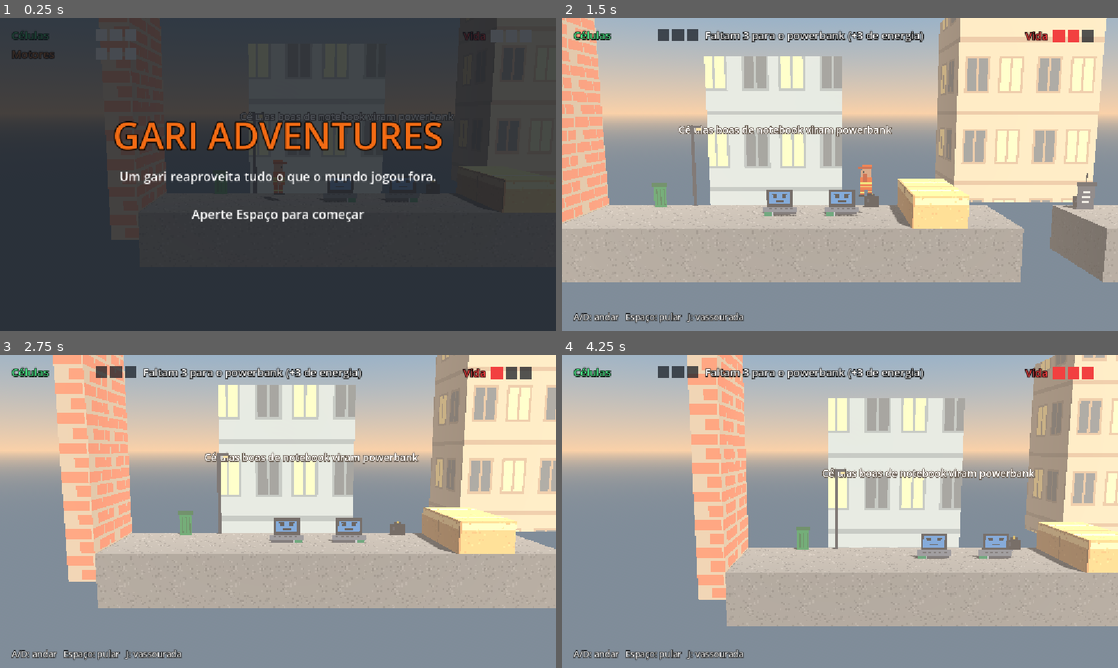
Above: before the commit, frames 1-4 (two rows, left to right).
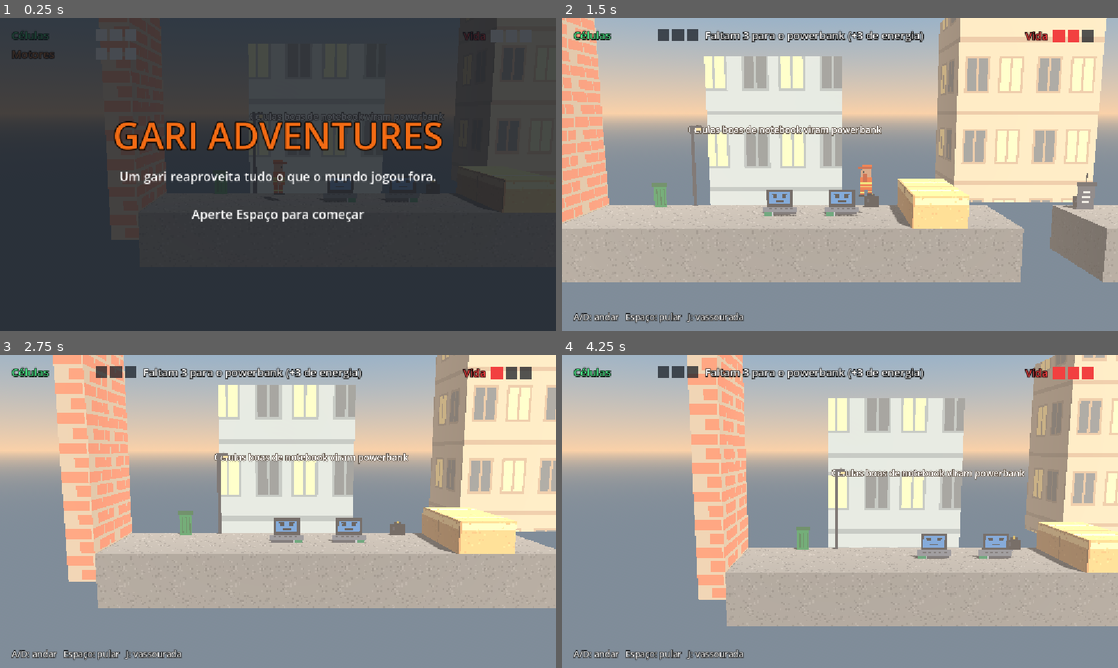
Above: after the commit, the same moments.

Repository: caioarraes/gari-adventures
Game: Godot game, scene res://jogo/main.tscn
Same seed, same stepped clock (60 frames per second), same inputs: the game is played once before the commit and once after it. Sound files missing from this copy of the repository are replaced by a short silence.
Inputs:
- Up to frame 1 (0.25 s): no input
- Up to frame 2 (1.5 s): tap Space (pular) at 0.5, 0.77, 0.8, 1.07, 1.35 s; hold D (direita) 0.53-1.28 s; tap F (aterramento) at 0.6 s; hold A (esquerda) from 1.28 s (still down)
- Up to frame 3 (2.75 s): tap Space (pular) at 1.52, 1.82, 2.3 s; tap F (aterramento) at 1.55, 2.1 s; release A (esquerda) at 2.03 s; hold D (direita) from 2.03 s (still down)
- Up to frame 4 (4.25 s): tap K (atirar) at 2.85 s; tap Space (pular) at 3.02, 3.32, 3.77, 3.8, 4.07 s; tap F (aterramento) at 3.05 s; release D (direita) at 3.53 s; hold A (esquerda) from 3.53 s (still down); tap J (golpe) at 3.6 s

The runs differ from the first frame. In frame 1, 0.2% of the frame differs, in the area x 43-82%, y 30-33%; in frame 2, 0.6%; in frame 3, 0.7%, in the area x 36-76%, y 30-35%; in frame 4, 0.7%.

Commit message:
Refaz a primeira fase com cerca de 172 unidades
- Micro-ondas reposicionados: um atirando por vez, longe de ecopontos e pousos
- Caixas e paredes bloqueiam ondas e faíscas; a cerca ainda deixa as faíscas passarem
- Torre com micro-ondas no alto, abismo com plataformas e faixas eletrificadas curtas
- Chão eletrificado só dá choque quando o gari pisa nele
- Motores extras recarregam a pistola-dínamo
- Seis ecopontos e script para montar o layout da fase

Diff:
--- a/jogo/chao_eletrico.gd
+++ b/jogo/chao_eletrico.gd
@@ -2,7 +2,7 @@
 
 const INTERVALO_MINIMO := 0.12
 const INTERVALO_MAXIMO := 0.45
-const MEIA_LARGURA := 3.8
+const RECUO_DA_BORDA := 0.2
 const PONTOS_POR_RAIO := 14
 const COR_NUCLEO := Color(0.94, 0.98, 1.0, 1.0)
 const COR_BRILHO := Color(0.3, 0.6, 1.0, 0.6)
@@ -11,22 +11,38 @@
 var proximo_raio := 0.0
 var clarao := 0.0
 var raios: Array[Dictionary] = []
+var meia_largura := 3.8
+var inicio_x := 0.0
+var malha: ImmediateMesh
+
+@export var largura := 8.0
 
 @onready var zona: Area3D = $Zona
 @onready var luz: OmniLight3D = $Brilho
 @onready var zumbido: AudioStreamPlayer3D = $Zumbido
 @onready var som_raio: AudioStreamPlayer3D = $Raio
-@onready var malha: ImmediateMesh = $Raios.mesh
-@onready var inicio_x: float = global_position.x - $Placa.size.x / 2.0
 
 
 func _ready() -> void:
 	zumbido.finished.connect(zumbido.play)
+	$Placa.size.x = largura
+	var forma: BoxShape3D = $Zona/Colisao.shape.duplicate()
+	forma.size.x = largura
+	$Zona/Colisao.shape = forma
+	for particulas: GPUParticles3D in [$Faiscas, $Brilhos]:
+		var processo: ParticleProcessMaterial = particulas.process_material.duplicate()
+		processo.emission_box_extents.x = largura / 2.0 - 0.1
+		particulas.process_material = processo
+		particulas.amount = maxi(10, int(particulas.amount * largura / 8.0))
+	malha = ImmediateMesh.new()
+	$Raios.mesh = malha
+	meia_largura = largura / 2.0 - RECUO_DA_BORDA
+	inicio_x = global_position.x - largura / 2.0
 
 
 func _physics_process(delta: float) -> void:
 	tempo += delta
-	for corpo in zona.get_overlapping_bodies():
+	for corpo in _pisando():
 		corpo.pisar_chao_eletrico(inicio_x)
 
 	proximo_raio -= delta
@@ -48,12 +64,12 @@
 
 
 func _criar_raio() -> void:
-	var de_x := randf_range(-MEIA_LARGURA, MEIA_LARGURA)
-	var ate_x := clampf(de_x + randf_range(-2.5, 2.5), -MEIA_LARGURA, MEIA_LARGURA)
+	var de_x := randf_range(-meia_largura, meia_largura)
+	var ate_x := clampf(de_x + randf_range(-2.5, 2.5), -meia_largura, meia_largura)
 	var ate_y := 0.02
-	var corpos := zona.get_overlapping_bodies()
+	var corpos := _pisando()
 	if not corpos.is_empty() and randf() < 0.5:
-		ate_x = corpos[0].global_position.x - global_position.x
+		ate_x = clampf(corpos[0].global_position.x - global_position.x, -meia_largura - 0.4, meia_largura + 0.4)
 		ate_y = 0.35
 	var z := randf_range(-1.6, 1.6)
 	raios.append({
@@ -66,6 +82,10 @@
 	som_raio.position = Vector3(de_x, 0.5, 0.0)
 	som_raio.pitch_scale = randf_range(0.75, 1.35)
 	som_raio.play()
+
+
+func _pisando() -> Array:
+	return zona.get_overlapping_bodies().filter(func(corpo): return corpo.is_on_floor())
 
 
 func _desenhar() -> void:
--- a/jogo/chao_eletrico.tscn
+++ b/jogo/chao_eletrico.tscn
@@ -14,7 +14,7 @@
 texture_filter = 0
 
 [sub_resource type="BoxShape3D" id="forma_zona"]
-size = Vector3(8, 1.4, 4)
+size = Vector3(8, 0.3, 4)
 
 [sub_resource type="Gradient" id="cores_faisca"]
 offsets = PackedFloat32Array(0, 0.25, 0.7, 1)
@@ -93,7 +93,7 @@
 collision_mask = 2
 
 [node name="Colisao" type="CollisionShape3D" parent="Zona"]
-position = Vector3(0, 0.6, 0)
+position = Vector3(0, 0.15, 0)
 shape = SubResource("forma_zona")
 
 [node name="Faiscas" type="GPUParticles3D" parent="."]
--- a/jogo/faisca.gd
+++ b/jogo/faisca.gd
@@ -8,7 +8,7 @@
 
 func _ready() -> void:
 	area_entered.connect(_ao_acertar_inimigo)
-	body_entered.connect(_ao_acertar_gari)
+	body_entered.connect(_ao_bater_em_corpo)
 
 
 func _physics_process(delta: float) -> void:
@@ -25,8 +25,9 @@
 	queue_free()
 
 
-func _ao_acertar_gari(corpo: Node3D) -> void:
+func _ao_bater_em_corpo(corpo: Node3D) -> void:
 	if is_queued_for_deletion():
 		return
-	corpo.empurrar(global_position.x)
+	if corpo.has_method("empurrar"):
+		corpo.empurrar(global_position.x)
 	queue_free()
--- a/jogo/faisca_gari.tscn
+++ b/jogo/faisca_gari.tscn
@@ -8,7 +8,7 @@
 
 [node name="FaiscaGari" type="Area3D"]
 collision_layer = 0
-collision_mask = 4
+collision_mask = 5
 script = ExtResource("1_faisca")
 
 [node name="Colisao" type="CollisionShape3D" parent="."]
--- a/jogo/faisca_inimiga.tscn
+++ b/jogo/faisca_inimiga.tscn
@@ -8,7 +8,7 @@
 
 [node name="FaiscaInimiga" type="Area3D"]
 collision_layer = 0
-collision_mask = 2
+collision_mask = 3
 script = ExtResource("1_faisca")
 
 [node name="Colisao" type="CollisionShape3D" parent="."]
--- a/jogo/gari.gd
+++ b/jogo/gari.gd
@@ -283,6 +283,10 @@
 
 
 func guardar_motor() -> bool:
+	if tem_arma:
+		energia = energia_maxima
+		sons.get_node("Coleta").play()
+		return true
 	motores += 1
 	sons.get_node("Coleta").play()
 	return true
--- a/jogo/main.tscn
+++ b/jogo/main.tscn
@@ -166,6 +166,9 @@
 [node name="Gari" type="CharacterBody3D" parent="."]
 position = Vector3(0, 0.05, 0)
 collision_layer = 2
+collision_mask = 17
+collision_mask = 17
+collision_mask = 17
 axis_lock_linear_z = true
 script = ExtResource("1_gari")
 
@@ -268,50 +271,113 @@
 material = SubResource("plataforma")
 
 [node name="Chao3" type="CSGBox3D" parent="Pista"]
-position = Vector3(49, -1, 0)
+position = Vector3(40, -1, 0)
+use_collision = true
+size = Vector3(8, 2, 4)
+material = SubResource("chao")
+
+[node name="ChaoEletricoPequeno" parent="Pista" instance=ExtResource("9_chao_eletrico")]
+position = Vector3(45.25, 0, 0)
+largura = 2.5
+
+[node name="Chao3b" type="CSGBox3D" parent="Pista"]
+position = Vector3(76.25, -1, 0)
+use_collision = true
+size = Vector3(59.5, 2, 4)
+material = SubResource("chao")
+
+[node name="Caixa2" type="CSGBox3D" parent="Pista"]
+position = Vector3(64.75, 0.6, 0)
+use_collision = true
+size = Vector3(1.5, 1.2, 4)
+material = SubResource("plataforma")
+
+[node name="Caixa3" type="CSGBox3D" parent="Pista"]
+position = Vector3(77.5, 0.6, 0)
+use_collision = true
+size = Vector3(3, 1.2, 4)
+material = SubResource("plataforma")
+
+[node name="Torre" type="CSGBox3D" parent="Pista"]
+position = Vector3(81.25, 1.2, 0)
+use_collision = true
+size = Vector3(4.5, 2.4, 4)
+material = SubResource("plataforma")
+
+[node name="Caixa4" type="CSGBox3D" parent="Pista"]
+position = Vector3(90.75, 0.6, 0)
+use_collision = true
+size = Vector3(1.5, 1.2, 4)
+material = SubResource("plataforma")
+
+[node name="Plataforma3" type="CSGBox3D" parent="Pista"]
+position = Vector3(109.5, -0.3, 0)
+use_collision = true
+size = Vector3(3, 0.6, 4)
+material = SubResource("plataforma")
+
+[node name="Plataforma4" type="CSGBox3D" parent="Pista"]
+position = Vector3(114.5, -0.3, 0)
+use_collision = true
+size = Vector3(3, 0.6, 4)
+material = SubResource("plataforma")
+
+[node name="Chao5" type="CSGBox3D" parent="Pista"]
+position = Vector3(131, -1, 0)
 use_collision = true
 size = Vector3(26, 2, 4)
 material = SubResource("chao")
 
-[node name="ParedeFinal" type="CSGBox3D" parent="Pista"]
-position = Vector3(76.5, 4, 0)
-use_collision = true
-size = Vector3(1, 10, 4)
-material = SubResource("parede")
-
-[node name="Chao4" type="CSGBox3D" parent="Pista"]
-position = Vector3(73, -1, 0)
-use_collision = true
-size = Vector3(6, 2, 4)
+[node name="Cerca" type="CSGBox3D" parent="Pista"]
+position = Vector3(136, 4, 0)
+collision_layer = 16
+use_collision = true
+size = Vector3(0.6, 8, 4)
+material = SubResource("invisivel")
+
+[node name="Sprite" type="Sprite3D" parent="Pista/Cerca"]
+pixel_size = 0.053
+alpha_cut = 1
+texture_filter = 0
+texture = ExtResource("19_cerca")
+
+[node name="ChaoEletricoMedio" parent="Pista" instance=ExtResource("9_chao_eletrico")]
+position = Vector3(145.25, 0, 0)
+largura = 2.5
+
+[node name="Chao6" type="CSGBox3D" parent="Pista"]
+position = Vector3(152.25, -1, 0)
+use_collision = true
+size = Vector3(11.5, 2, 4)
 material = SubResource("chao")
 
 [node name="ChaoEletrico" parent="Pista" instance=ExtResource("9_chao_eletrico")]
-position = Vector3(66, 0, 0)
+position = Vector3(162, 0, 0)
 
 [node name="Gerador" parent="Pista" instance=ExtResource("10_gerador")]
-position = Vector3(70.7, 0, 0)
+position = Vector3(166.7, 0, 0)
 
 [node name="Portao" type="CSGBox3D" parent="Pista"]
-position = Vector3(71.8, 2, 0)
+position = Vector3(167.8, 2, 0)
 use_collision = true
 size = Vector3(0.4, 4, 4)
 material = SubResource("portao")
 script = ExtResource("11_portao")
 
-[node name="Cerca" type="CSGBox3D" parent="Pista"]
-position = Vector3(51, 4, 0)
-use_collision = true
-size = Vector3(0.6, 8, 4)
-material = SubResource("invisivel")
-
-[node name="Sprite" type="Sprite3D" parent="Pista/Cerca"]
-pixel_size = 0.053
-alpha_cut = 1
-texture_filter = 0
-texture = ExtResource("19_cerca")
+[node name="Chao4" type="CSGBox3D" parent="Pista"]
+position = Vector3(169, -1, 0)
+use_collision = true
+size = Vector3(6, 2, 4)
+material = SubResource("chao")
+
+[node name="ParedeFinal" type="CSGBox3D" parent="Pista"]
+position = Vector3(172.5, 4, 0)
+use_collision = true
+size = Vector3(1, 10, 4)
+material = SubResource("parede")
 
 [node name="Chegada" type="Area3D" parent="."]
-position = Vector3(72.5, 2, 0)
+position = Vector3(168.5, 2, 0)
 collision_layer = 0
 collision_mask = 2
 
@@ -340,31 +406,37 @@
 position = Vector3(20.4, 0, 0)
 
 [node name="Notebook5" parent="Inimigos" instance=ExtResource("3_notebook")]
-position = Vector3(22.2, 0, 0)
+position = Vector3(40, 0, 0)
 
 [node name="Notebook6" parent="Inimigos" instance=ExtResource("3_notebook")]
-position = Vector3(38.5, 0, 0)
+position = Vector3(51, 0, 0)
 
 [node name="Microondas1" parent="Inimigos" instance=ExtResource("5_microondas")]
-position = Vector3(43, 0, 0)
+position = Vector3(68.5, 0, 0)
 
 [node name="Microondas2" parent="Inimigos" instance=ExtResource("5_microondas")]
-position = Vector3(45.5, 0, 0)
+position = Vector3(82.8, 2.4, 0)
 
 [node name="Microondas3" parent="Inimigos" instance=ExtResource("5_microondas")]
-position = Vector3(48, 0, 0)
+position = Vector3(96, 0, 0)
+
+[node name="Microondas4" parent="Inimigos" instance=ExtResource("5_microondas")]
+position = Vector3(121, 0, 0)
+
+[node name="Microondas5" parent="Inimigos" instance=ExtResource("5_microondas")]
+position = Vector3(129, 0, 0)
 
 [node name="MicroondasFinal" parent="Inimigos" instance=ExtResource("5_microondas")]
-position = Vector3(54, 0, 0)
+position = Vector3(140, 0, 0)
 
 [node name="Fio1" parent="Inimigos" instance=ExtResource("7_fio")]
-position = Vector3(56, 0, 0)
+position = Vector3(141.6, 0, 0)
 
 [node name="Fio2" parent="Inimigos" instance=ExtResource("7_fio")]
-position = Vector3(58, 0, 0)
+position = Vector3(150.5, 0, 0)
 
 [node name="Fio3" parent="Inimigos" instance=ExtResource("7_fio")]
-position = Vector3(60, 0, 0)
+position = Vector3(154, 0, 0)
 
 [node name="Ecopontos" type="Node3D" parent="."]
 
@@ -375,50 +447,87 @@
 position = Vector3(36.8, 0, 0)
 
 [node name="Ecoponto3" parent="Ecopontos" instance=ExtResource("8_ecoponto")]
-position = Vector3(52.5, 0, 0)
+position = Vector3(56, 0, 0)
+
+[node name="Ecoponto4" parent="Ecopontos" instance=ExtResource("8_ecoponto")]
+position = Vector3(89, 0, 0)
+
+[node name="Ecoponto5" parent="Ecopontos" instance=ExtResource("8_ecoponto")]
+position = Vector3(103, 0, 0)
+
+[node name="Ecoponto6" parent="Ecopontos" instance=ExtResource("8_ecoponto")]
+position = Vector3(137.5, 0, 0)
 
 [node name="Placas" type="Node3D" parent="."]
-
-[node name="Placa4" type="Label3D" parent="Placas"]
-position = Vector3(58, 4, -1.9)
-pixel_size = 0.01
-text = "Fios usados viram cobre: malha de aterramento"
-font_size = 44
-outline_size = 14
-
-[node name="Placa5" type="Label3D" parent="Placas"]
-position = Vector3(66, 3.6, -1.9)
-pixel_size = 0.01
-text = "Chão eletrificado: só passa quem está aterrado"
-font_size = 44
-outline_size = 14
-
-[node name="Placa6" type="Label3D" parent="Placas"]
-position = Vector3(71, 4.6, -1.9)
-pixel_size = 0.01
-text = "Gerador: traga a corrente do chão"
-font_size = 40
-outline_size = 14
 
 [node name="Placa1" type="Label3D" parent="Placas"]
 position = Vector3(3, 3.4, -1.9)
 pixel_size = 0.01
 text = "Células boas de notebook viram powerbank"
-font_size = 44
+font_size = 40
 outline_size = 14
 
+[node name="Placa7" type="Label3D" parent="Placas"]
+position = Vector3(45.25, 3.4, -1.9)
+pixel_size = 0.01
+text = "Chão eletrificado: pule por cima"
+font_size = 40
+outline_size = 14
+
 [node name="Placa2" type="Label3D" parent="Placas"]
-position = Vector3(41, 3.4, -1.9)
+position = Vector3(62, 3.8, -1.9)
 pixel_size = 0.01
 text = "Motor de micro-ondas vira dínamo: pistola de faíscas"
-font_size = 44
+font_size = 40
 outline_size = 14
 
+[node name="Placa9" type="Label3D" parent="Placas"]
+position = Vector3(64.75, 2.6, -1.9)
+pixel_size = 0.01
+text = "As caixas bloqueiam as ondas"
+font_size = 40
+outline_size = 14
+
+[node name="Placa10" type="Label3D" parent="Placas"]
+position = Vector3(77.5, 4.4, -1.9)
+pixel_size = 0.01
+text = "Suba entre as ondas"
+font_size = 40
+outline_size = 14
+
+[node name="Placa8" type="Label3D" parent="Placas"]
+position = Vector3(104, 3.6, -1.9)
+pixel_size = 0.01
+text = "Derrube os micro-ondas de longe antes de pular"
+font_size = 40
+outline_size = 14
+
 [node name="Placa3" type="Label3D" parent="Placas"]
-position = Vector3(47.5, 4.6, -1.9)
+position = Vector3(133.5, 4.6, -1.9)
 pixel_size = 0.01
 text = "Só faíscas atravessam a cerca"
-font_size = 44
+font_size = 40
+outline_size = 14
+
+[node name="Placa4" type="Label3D" parent="Placas"]
+position = Vector3(143, 4, -1.9)
+pixel_size = 0.01
+text = "Fios usados viram cobre: malha de aterramento"
+font_size = 40
+outline_size = 14
+
+[node name="Placa5" type="Label3D" parent="Placas"]
+position = Vector3(162, 3.6, -1.9)
+pixel_size = 0.01
+text = "Chão eletrificado: só passa quem está aterrado"
+font_size = 40
+outline_size = 14
+
+[node name="Placa6" type="Label3D" parent="Placas"]
+position = Vector3(167, 4.6, -1.9)
+pixel_size = 0.01
+text = "Gerador: traga a corrente do chão"
+font_size = 40
 outline_size = 14
 
 [node name="Sons" type="Node" parent="."]
@@ -738,6 +847,122 @@
 texture_filter = 0
 texture = ExtResource("23_poste")
 
+[node name="Predio7" type="CSGBox3D" parent="Fundo"]
+position = Vector3(86, 4, -10)
+size = Vector3(9, 10, 5)
+material = SubResource("predio_a")
+
+[node name="Predio8" type="CSGBox3D" parent="Fundo"]
+position = Vector3(100, 5, -11)
+size = Vector3(10, 12, 5)
+material = SubResource("predio_b")
+
+[node name="Predio9" type="CSGBox3D" parent="Fundo"]
+position = Vector3(114, 3.5, -9)
+size = Vector3(9, 9, 5)
+material = SubResource("predio_a")
+
+[node name="Lixeira3" type="Sprite3D" parent="Fundo"]
+position = Vector3(67, 0.53, -1.6)
+pixel_size = 0.053
+alpha_cut = 1
+texture_filter = 0
+texture = ExtResource("21_lixeira")
+
+[node name="Poste4" type="Sprite3D" parent="Fundo"]
+position = Vector3(84, 1.86, -1.8)
+pixel_size = 0.053
+alpha_cut = 1
+texture_filter = 0
+texture = ExtResource("23_poste")
+
+[node name="Saco3" type="Sprite3D" parent="Fundo"]
+position = Vector3(95, 0.32, -1.6)
+pixel_size = 0.053
+alpha_cut = 1
+texture_filter = 0
+texture = ExtResource("22_saco")
+
+[node name="Predio10" type="CSGBox3D" parent="Fundo"]
+position = Vector3(128, 4, -10)
+size = Vector3(9, 10, 5)
+material = SubResource("predio_a")
+
+[node name="Predio11" type="CSGBox3D" parent="Fundo"]
+position = Vector3(142, 5, -11)
+size = Vector3(10, 12, 5)
+material = SubResource("predio_b")
+
+[node name="Predio12" type="CSGBox3D" parent="Fundo"]
+position = Vector3(156, 3.5, -9)
+size = Vector3(9, 9, 5)
+material = SubResource("predio_a")
+
+[node name="Predio13" type="CSGBox3D" parent="Fundo"]
+position = Vector3(170, 5, -10)
+size = Vector3(10, 12, 5)
+material = SubResource("predio_b")
+
+[node name="Predio10" type="CSGBox3D" parent="Fundo"]
+position = Vector3(128, 4, -10)
+size = Vector3(9, 10, 5)
+material = SubResource("predio_a")
+
+[node name="Predio11" type="CSGBox3D" parent="Fundo"]
+position = Vector3(142, 5, -11)
+size = Vector3(10, 12, 5)
+material = SubResource("predio_b")
+
+[node name="Predio12" type="CSGBox3D" parent="Fundo"]
+position = Vector3(156, 3.5, -9)
+size = Vector3(9, 9, 5)
+material = SubResource("predio_a")
+
+[node name="Predio13" type="CSGBox3D" parent="Fundo"]
+position = Vector3(170, 5, -10)
+size = Vector3(10, 12, 5)
+material = SubResource("predio_b")
+
+[node name="Predio10" type="CSGBox3D" parent="Fundo"]
+position = Vector3(128, 4, -10)
+size = Vector3(9, 10, 5)
+material = SubResource("predio_a")
+
+[node name="Predio11" type="CSGBox3D" parent="Fundo"]
+position = Vector3(142, 5, -11)
+size = Vector3(10, 12, 5)
+material = SubResource("predio_b")
+
+[node name="Predio12" type="CSGBox3D" parent="Fundo"]
+position = Vector3(156, 3.5, -9)
+size = Vector3(9, 9, 5)
+material = SubResource("predio_a")
+
+[node name="Predio13" type="CSGBox3D" parent="Fundo"]
+position = Vector3(170, 5, -10)
+size = Vector3(10, 12, 5)
+material = SubResource("predio_b")
+
+[node name="Predio10" type="CSGBox3D" parent="Fundo"]
+position = Vector3(128, 4, -10)
+size = Vector3(9, 10, 5)
+material = SubResource("predio_a")
+
+[node name="Predio11" type="CSGBox3D" parent="Fundo"]
+position = Vector3(142, 5, -11)
+size = Vector3(10, 12, 5)
+material = SubResource("predio_b")
+
+[node name="Predio12" type="CSGBox3D" parent="Fundo"]
+position = Vector3(156, 3.5, -9)
+size = Vector3(9, 9, 5)
+material = SubResource("predio_a")
+
+[node name="Predio13" type="CSGBox3D" parent="Fundo"]
+position = Vector3(170, 5, -10)
+size = Vector3(10, 12, 5)
+material = SubResource("predio_b")
+
 [connection signal="finished" from="Sons/Musica" to="Sons/Musica" method="play"]
 [connection signal="body_entered" from="Chegada" to="Telas" method="_ao_chegar"]
 [connection signal="derrotado" from="Inimigos/MicroondasFinal" to="Pista/Cerca" method="queue_free"]
Not shown, changed: cerebro/decisoes.md
Not shown, changed: cerebro/diario.md
Not shown, changed: cerebro/mecanicas.md
Not shown, changed: cerebro/precedentes.md
Not shown, changed: cerebro/roadmap.md
Not shown, changed: cerebro/tecnico-godot.md
Not shown, added: ferramentas/montar_fase1.pl
